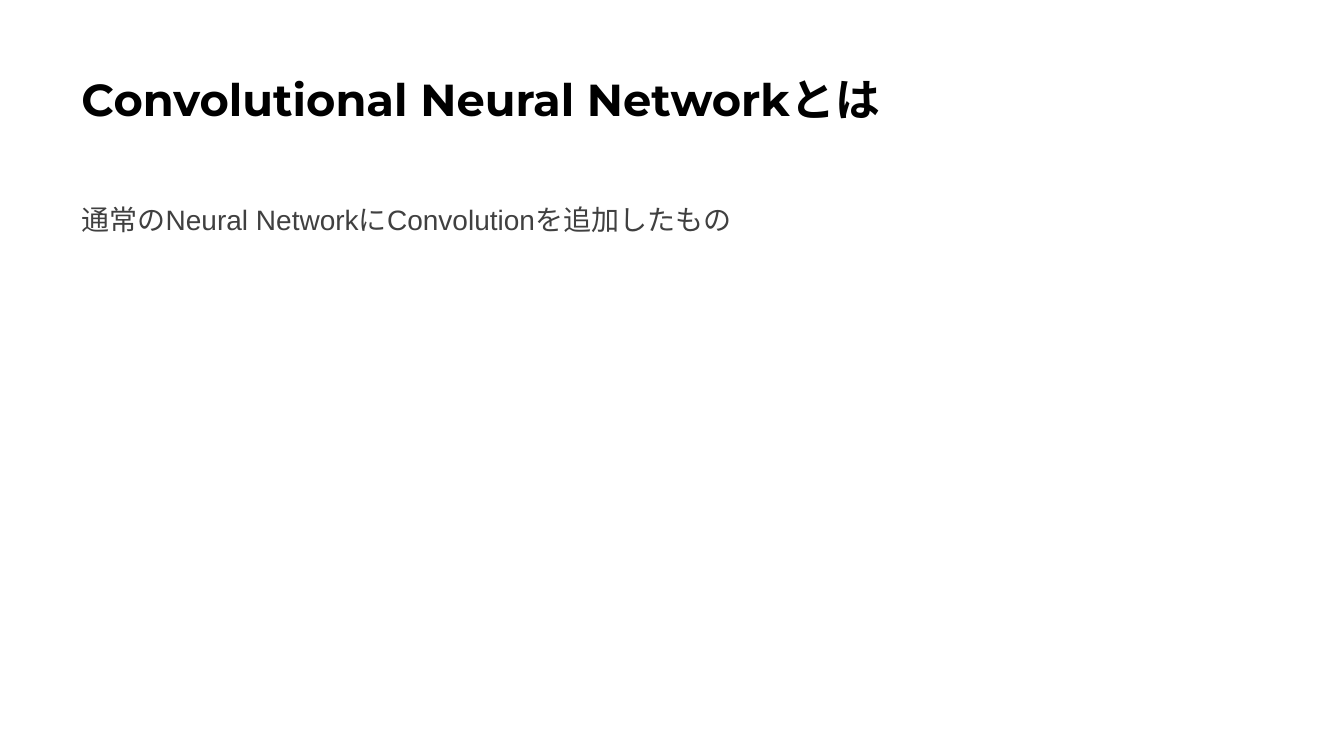
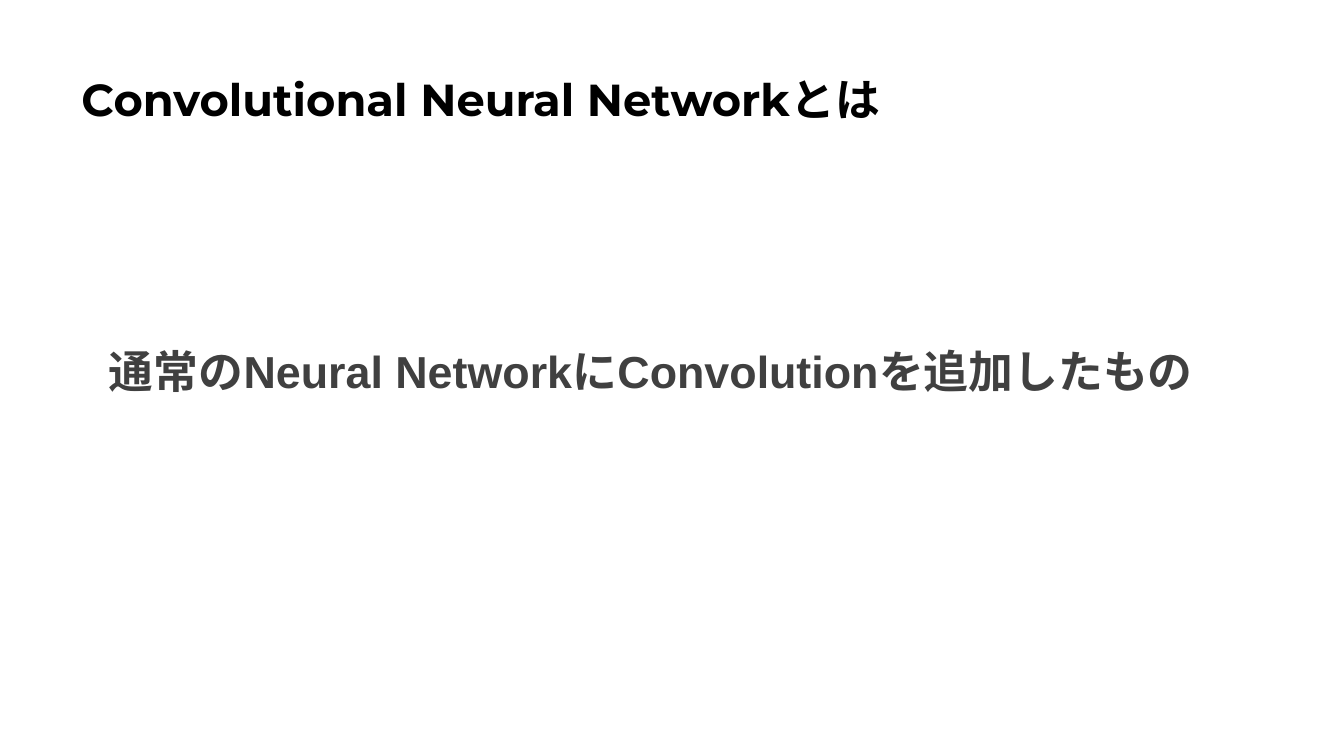
Before and after one commit to Harrry1206/-Graduation-research2, a slide deck: slide 2 of Convolutional Neural Networkとは.pptx. Drawn at 1344x756 pixels with LibreOffice and Linux fonts; fonts in the diff are those of the drawing. Boxes give left, top, right and bottom in pixels: in the first picture for what was removed or moved away, otherwise in the second. Text is boxed around its words. In the diff, an @@ line names an element or a change of style, - is before the commit and + after.

```diff
--- a/Convolutional Neural Networkとは.pptx
+++ b/Convolutional Neural Networkとは.pptx
@@ text "通常のNeural NetworkにConvolutionを追加したもの": place and size @@
-text "通常のNeural NetworkにConvolutionを追加したもの" at [81,206,732,233]
+text "通常のNeural NetworkにConvolutionを追加したもの" at [109,350,1192,392]
@@ text "通常のNeural NetworkにConvolutionを追加したもの" at [109,350,1192,392]: size 20 to 32 pt, bold on; alignment left to centre @@
```
Also in this commit, not shown: 10 slides added, 1 slide removed.
